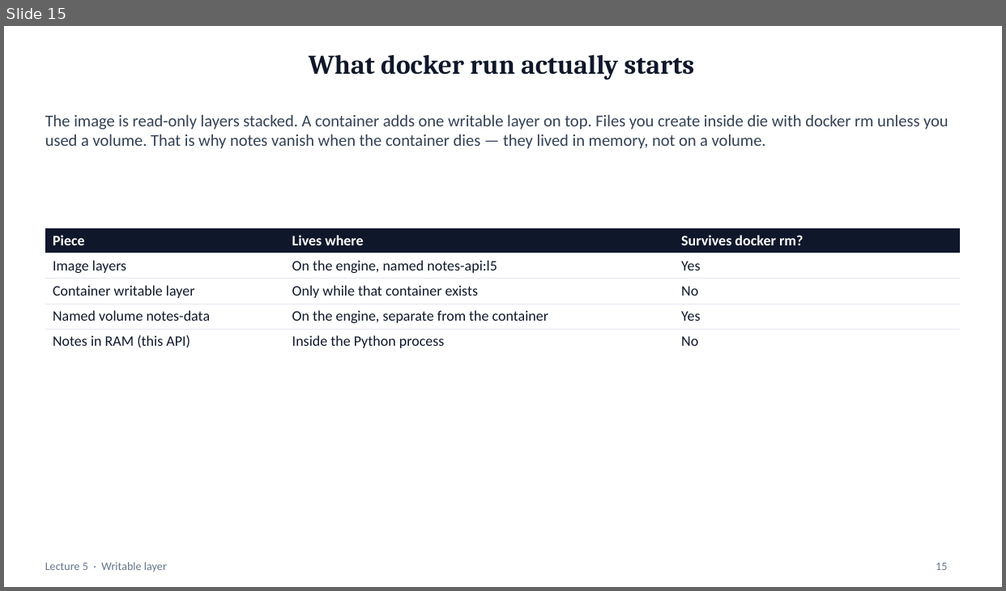
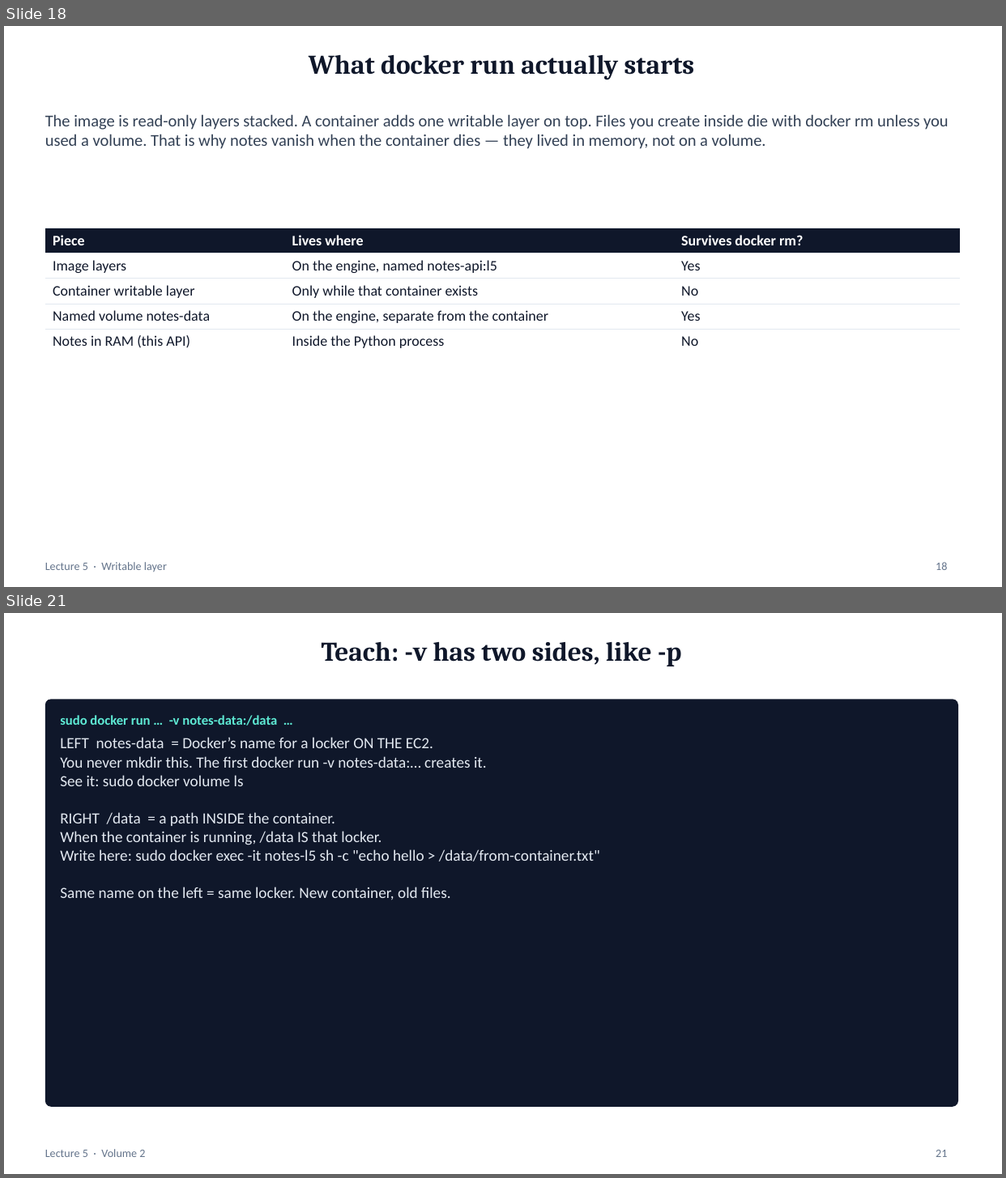
Before and after one commit to mayurb99/Devops_Beginners, a slide deck: lec-05/presentation/lec-05-docker.pptx. Shown one above the other, each under a label of ours: slide 15 before the commit, slides 18 and 21 after it; the slides between them are not shown. The pictures are 1006x591 and 1006x1178 pixels, drawn with LibreOffice and Linux fonts; fonts in the diff are those of the drawing. Boxes give left, top, right and bottom in pixels: in the first picture for what was removed or moved away, otherwise in the second. Text is boxed around its words. In the diff, an @@ line names an element or a change of style, - is before the commit and + after.

```diff
--- a/lec-05/presentation/lec-05-docker.pptx
+++ b/lec-05/presentation/lec-05-docker.pptx
@@ slide 21 added at (4,613,1002,1174), background #FFFFFF @@
@@ title added at (322,641,681,666), 26 pt, text #0F172A, bold @@
+Teach: -v has two sides, like -p
@@ rounded rectangle added at (45,699,958,1107), fill #0F172A @@
@@ text added at (60,715,277,726), 13 pt, text #5EEAD4, bold @@
+sudo docker run … -v notes-data:/data …
@@ text added at (60,737,600,901), 15 pt, text #E2E8F0 @@
+LEFT notes-data = Docker’s name for a locker ON THE EC2.
+You never mkdir this. The first docker run -v notes-data:… creates it.
+See it: sudo docker volume ls
+RIGHT /data = a path INSIDE the container.
+When the container is running, /data IS that locker.
+Write here: sudo docker exec -it notes-l5 sh -c "echo hello > /data/from-container.txt"
+Same name on the left = same locker. New container, old files.
@@ text added at (45,1149,145,1157), 11 pt, text #64748B @@
+Lecture 5 · Volume 2
@@ page number added at (936,1150,947,1157), 11 pt, text #64748B @@
+21
@@ what was slide 15 is now slide 18 @@
@@ page number at (936,562,947,570): text changed @@
-15
+18
```
Also in this commit, not shown: 4 slides changed, 10 other slides added.
